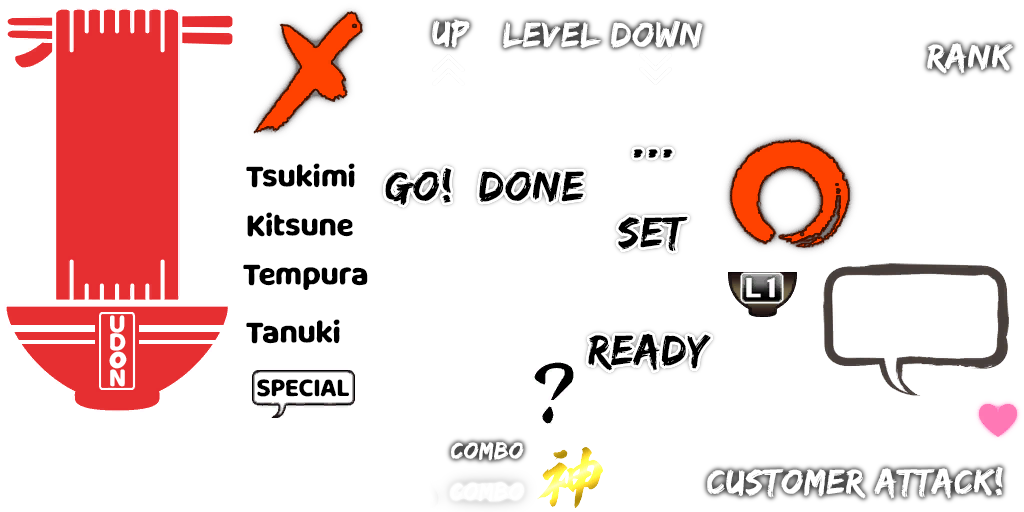
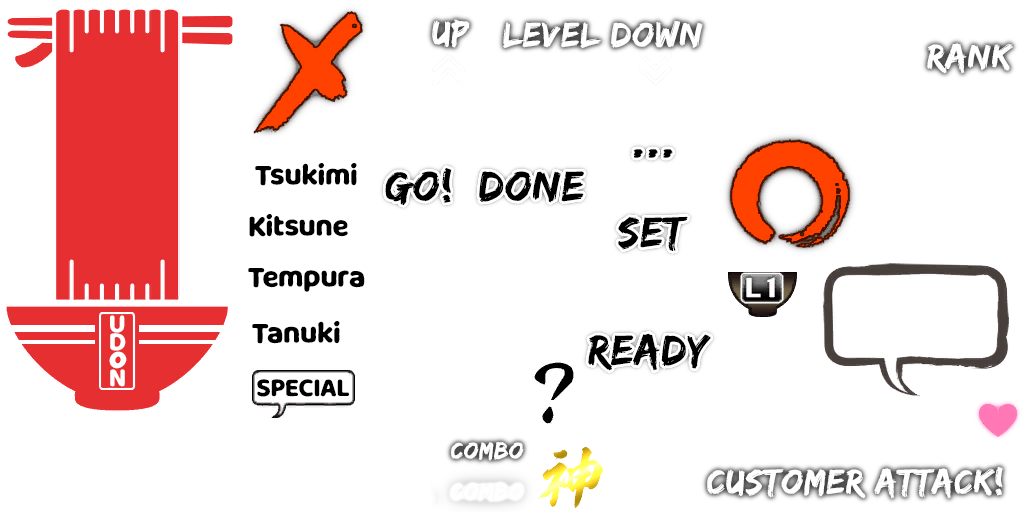
Two versions of the same layered image (1024x512). Layer-by-layer changes:
painted on "Kitsune" over box(247, 212, 353, 237)
painted on "Tanuki" over box(246, 319, 340, 344)
painted on "Tempura" over box(243, 264, 368, 292)
painted on "Tsukimi" over box(246, 163, 357, 188)